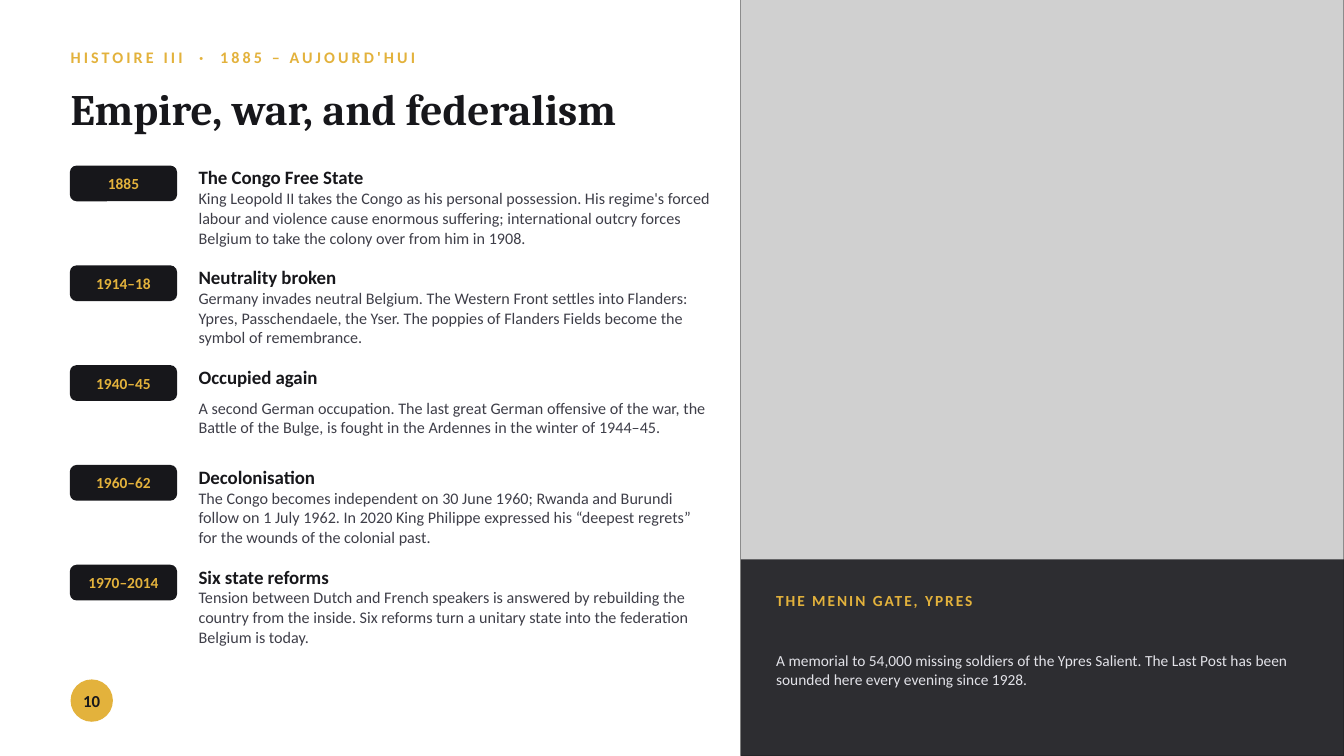
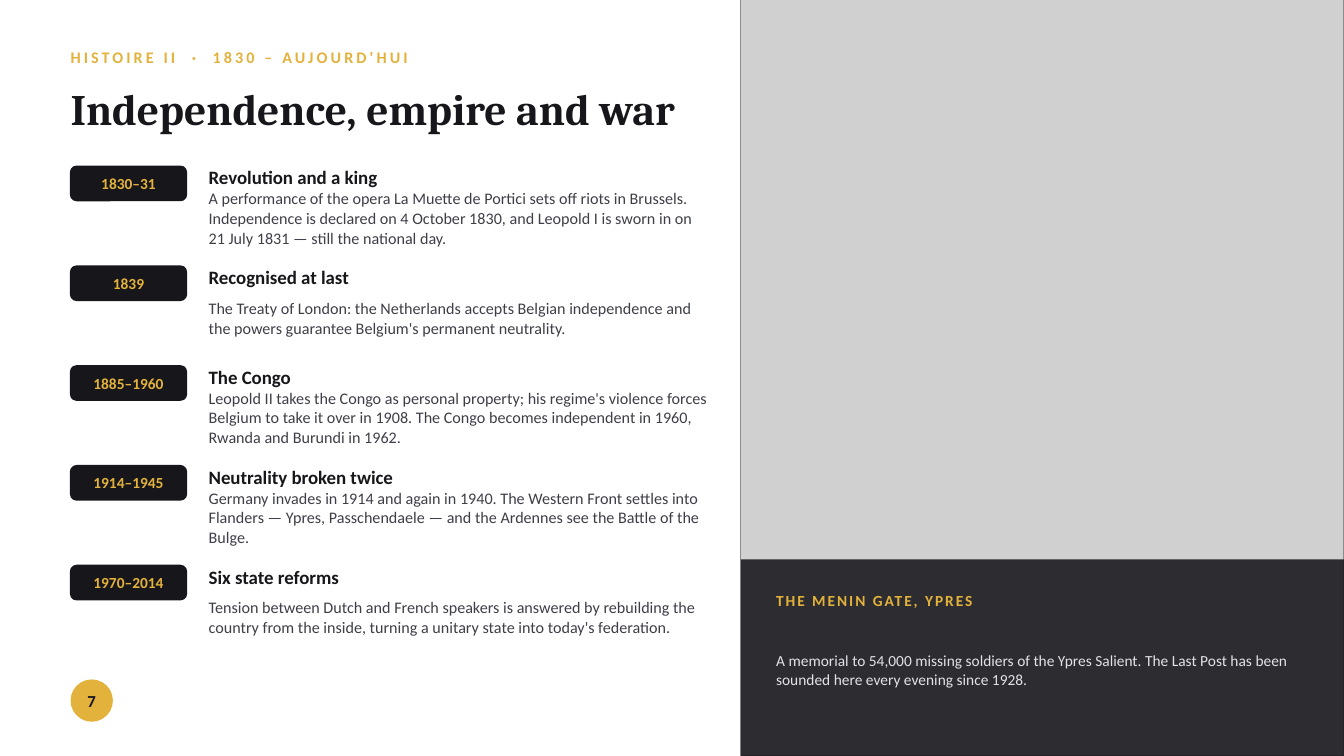
Before and after one commit to zman300z/BOYNT-WORK, a slide deck: slide 7 of fren201-belgium/La_Belgique_FREN201.pptx (slide 10 before the commit). Drawn at 1344x756 pixels with LibreOffice and Linux fonts; fonts in the diff are those of the drawing; grey boxes stand for pictures. Boxes give left, top, right and bottom in pixels: in the first picture for what was removed or moved away, otherwise in the second. Text is boxed around its words. In the diff, an @@ line names an element or a change of style, - is before the commit and + after.

```diff
--- a/fren201-belgium/La_Belgique_FREN201.pptx
+++ b/fren201-belgium/La_Belgique_FREN201.pptx
@@ text at (x1=71, y1=52, x2=407, y2=63): text changed @@
-HISTOIRE III · 1885 – AUJOURD'HUI
+HISTOIRE II · 1830 – AUJOURD'HUI
@@ text at (x1=71, y1=95, x2=674, y2=135): text changed @@
-Empire, war, and federalism
+Independence, empire and war
@@ rounded rectangle resized from (x1=71, y1=166, x2=176, y2=201) to (x1=71, y1=166, x2=187, y2=201) @@
@@ text at (x1=101, y1=178, x2=156, y2=189): text changed @@
-1885
+1830–31
@@ text at (x1=209, y1=170, x2=378, y2=188): text changed @@
-The Congo Free State
+Revolution and a king
@@ text at (x1=209, y1=193, x2=692, y2=247): text changed @@
-King Leopold II takes the Congo as his personal possession. His regime's forced labour and violence cause enormous suffering; international outcry forces Belgium to take the colony over from him in 1908.
+A performance of the opera La Muette de Portici sets off riots in Brussels. Independence is declared on 4 October 1830, and Leopold I is sworn in on 21 July 1831 — still the national day.
@@ rounded rectangle resized from (x1=71, y1=266, x2=176, y2=300) to (x1=71, y1=266, x2=187, y2=300) @@
@@ text at (x1=113, y1=278, x2=144, y2=289): text changed @@
-1914–18
+1839
@@ text at (x1=209, y1=270, x2=349, y2=288): text changed @@
-Neutrality broken
+Recognised at last
@@ text at (x1=209, y1=303, x2=691, y2=337): text changed @@
-Germany invades neutral Belgium. The Western Front settles into Flanders: Ypres, Passchendaele, the Yser. The poppies of Flanders Fields become the symbol of remembrance.
+The Treaty of London: the Netherlands accepts Belgian independence and the powers guarantee Belgium's permanent neutrality.
@@ rounded rectangle resized from (x1=71, y1=366, x2=176, y2=400) to (x1=71, y1=366, x2=187, y2=400) @@
@@ text at (x1=93, y1=378, x2=163, y2=389): text changed @@
-1940–45
+1885–1960
@@ text at (x1=209, y1=370, x2=291, y2=388): text changed @@
-Occupied again
+The Congo
@@ text at (x1=209, y1=393, x2=707, y2=443): text changed @@
-A second German occupation. The last great German offensive of the war, the Battle of the Bulge, is fought in the Ardennes in the winter of 1944–45.
+Leopold II takes the Congo as personal property; his regime's violence forces Belgium to take it over in 1908. The Congo becomes independent in 1960, Rwanda and Burundi in 1962.
@@ rounded rectangle resized from (x1=71, y1=466, x2=176, y2=500) to (x1=71, y1=466, x2=187, y2=500) @@
@@ text at (x1=93, y1=478, x2=163, y2=488): text changed @@
-1960–62
+1914–1945
@@ text at (x1=209, y1=470, x2=393, y2=487): text changed @@
-Decolonisation
+Neutrality broken twice
@@ text at (x1=209, y1=493, x2=699, y2=546): text changed @@
-The Congo becomes independent on 30 June 1960; Rwanda and Burundi follow on 1 July 1962. In 2020 King Philippe expressed his “deepest regrets” for the wounds of the colonial past.
+Germany invades in 1914 and again in 1940. The Western Front settles into Flanders — Ypres, Passchendaele — and the Ardennes see the Battle of the Bulge.
@@ text "1970–2014" moved from (x1=88, y1=578, x2=158, y2=588) to (x1=93, y1=578, x2=163, y2=588) @@
@@ rounded rectangle resized from (x1=71, y1=566, x2=176, y2=600) to (x1=71, y1=566, x2=187, y2=600) @@
@@ text "Six state reforms" moved from (x1=199, y1=570, x2=329, y2=584) to (x1=209, y1=571, x2=339, y2=584) @@
@@ text at (x1=209, y1=602, x2=695, y2=636): text changed @@
-Tension between Dutch and French speakers is answered by rebuilding the country from the inside. Six reforms turn a unitary state into the federation Belgium is today.
+Tension between Dutch and French speakers is answered by rebuilding the country from the inside, turning a unitary state into today's federation.
@@ text at (x1=87, y1=696, x2=95, y2=707): text changed @@
-10
+7
```
Also in this commit, not shown: 13 other slides changed, 1 slide added, 6 slides removed, 4 other files.
